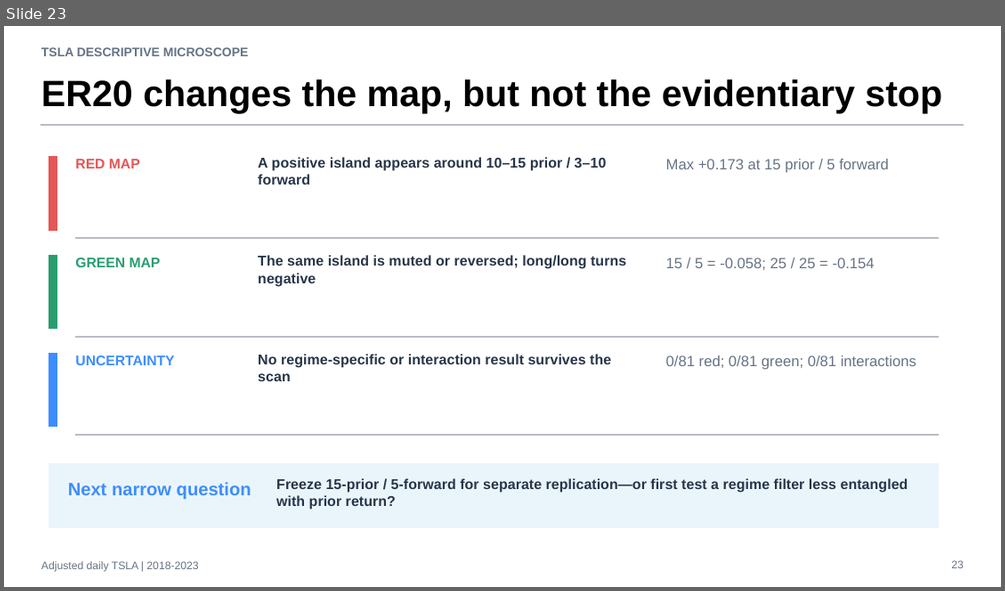
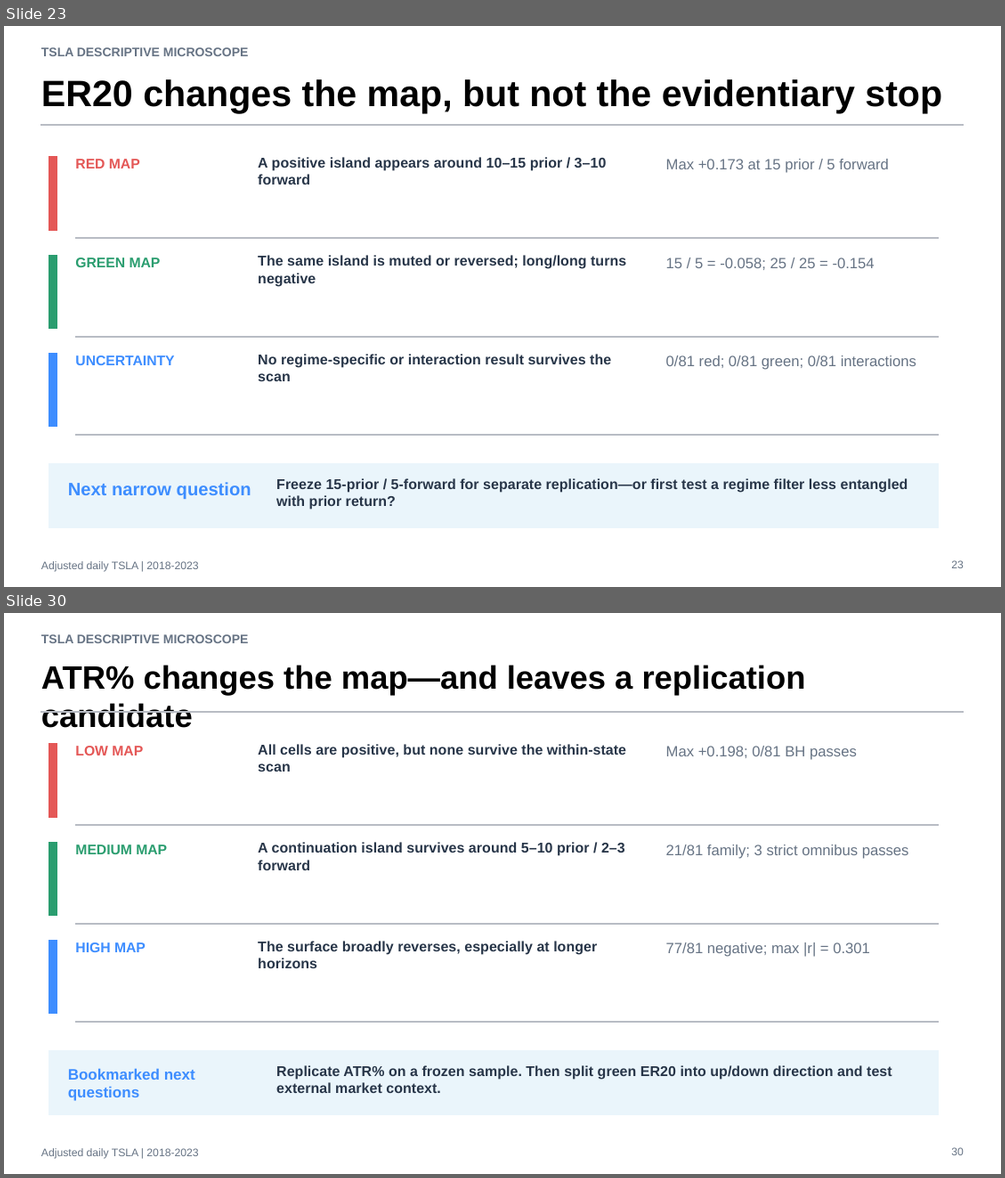
Before and after one commit to Francisc0Franc0/Time-Series-Modeling-Gen5, a slide deck: operator_hypothesis_lab/presentations/tsla_descriptive_microscope_evidence.pptx. Shown one above the other, each under a label of ours: slide 23 before the commit, slides 23 and 30 after it; the slides between them are not shown. The pictures are 1005x591 and 1005x1178 pixels, drawn with LibreOffice and Linux fonts; fonts in the diff are those of the drawing. Boxes give left, top, right and bottom in pixels: in the first picture for what was removed or moved away, otherwise in the second. Text is boxed around its words. In the diff, an @@ line names an element or a change of style, - is before the commit and + after.

Commit message:
Condition TSLA return grid on ATR percent states

```diff
--- a/operator_hypothesis_lab/presentations/tsla_descriptive_microscope_evidence.pptx
+++ b/operator_hypothesis_lab/presentations/tsla_descriptive_microscope_evidence.pptx
@@ slide 30 added at box(4, 613, 1001, 1174), background #FFFFFF @@
@@ text added at box(41, 634, 249, 643), 12 pt, text #667384, bold @@
+TSLA DESCRIPTIVE MICROSCOPE
@@ text added at box(41, 665, 806, 728), 31.1 pt, text #000000, bold @@
+ATR% changes the map—and leaves a replication candidate
@@ rectangle added at box(41, 711, 963, 713), fill #B8BCC4, outline #B8BCC4 0 pt @@
@@ rectangle added at box(48, 744, 57, 817), fill #E45756, outline #E45756 0 pt @@
@@ text added at box(75, 746, 143, 755), 13.5 pt, text #E45756, bold @@
+LOW MAP
@@ text added at box(258, 744, 626, 771), 13.8 pt, text #273548, bold @@
+All cells are positive, but none survive the within-state scan
@@ text added at box(666, 746, 857, 760), 14.2 pt, text #667384 @@
+Max +0.198; 0/81 BH passes
@@ rectangle added at box(76, 825, 938, 826), fill #B8BCC4, outline #B8BCC4 0 pt @@
@@ rectangle added at box(48, 842, 57, 915), fill #2A9D6F, outline #2A9D6F 0 pt @@
@@ text added at box(75, 844, 167, 854), 13.5 pt, text #2A9D6F, bold @@
+MEDIUM MAP
@@ text added at box(258, 842, 625, 870), 13.8 pt, text #273548, bold @@
+A continuation island survives around 5–10 prior / 2–3 forward
@@ text added at box(666, 844, 909, 859), 14.2 pt, text #667384 @@
+21/81 family; 3 strict omnibus passes
@@ rectangle added at box(76, 924, 938, 925), fill #B8BCC4, outline #B8BCC4 0 pt @@
@@ rectangle added at box(48, 941, 57, 1013), fill #3D8DFF, outline #3D8DFF 0 pt @@
@@ text added at box(75, 942, 146, 952), 13.5 pt, text #3D8DFF, bold @@
+HIGH MAP
@@ text added at box(258, 941, 597, 968), 13.8 pt, text #273548, bold @@
+The surface broadly reverses, especially at longer horizons
@@ text added at box(666, 942, 870, 957), 14.2 pt, text #667384 @@
+77/81 negative; max |r| = 0.301
@@ rectangle added at box(76, 1022, 938, 1022), fill #B8BCC4, outline #B8BCC4 0 pt @@
@@ rectangle added at box(48, 1051, 938, 1114), fill #EAF5FB, outline #EAF5FB 0 pt @@
@@ text added at box(276, 1065, 892, 1093), 13.8 pt, text #273548, bold @@
+Replicate ATR% on a frozen sample. Then split green ER20 into up/down direction and test external market context.
@@ text added at box(68, 1068, 195, 1101), 14.6 pt, text #3D8DFF, bold @@
+Bookmarked next questions
@@ text added at box(41, 1148, 198, 1159), 10.5 pt, text #667384 @@
+Adjusted daily TSLA | 2018-2023
@@ text added at box(951, 1147, 963, 1155), 10.5 pt, text #667384 @@
+30
```
Also in this commit, not shown: 6 other slides added, 3 other files.
